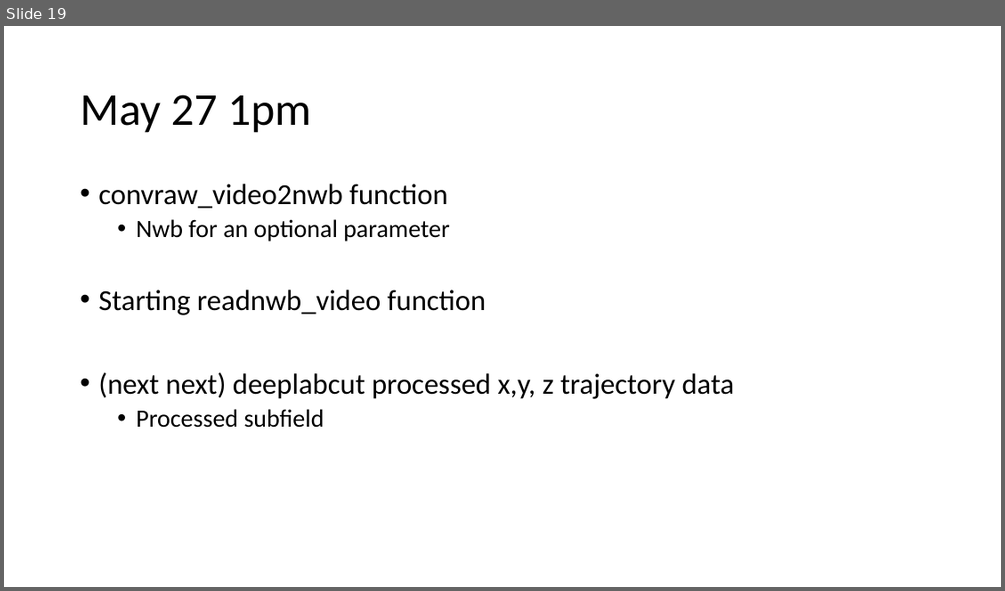
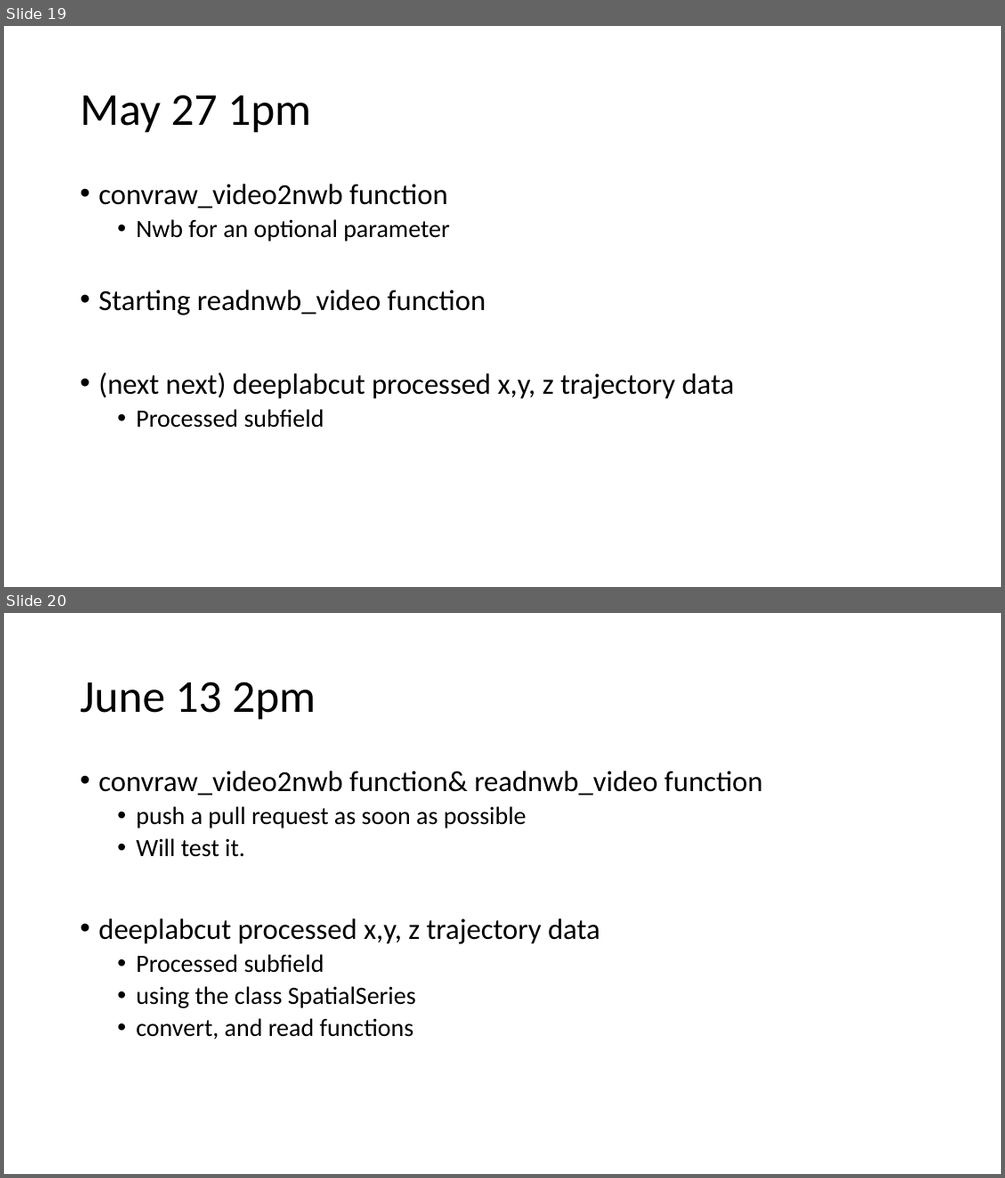
Before and after one commit to yangll0620/NMRCNWBStandardization, a slide deck: NWBUnderstanding.pptx. Shown one above the other, each under a label of ours: slide 19 before the commit, slides 19 and 20 after it. The pictures are 1005x591 and 1005x1178 pixels, drawn with LibreOffice and Linux fonts; fonts in the diff are those of the drawing. Boxes give left, top, right and bottom in pixels: in the first picture for what was removed or moved away, otherwise in the second. Text is boxed around its words. In the diff, an @@ line names an element or a change of style, - is before the commit and + after.

Commit message:
June 18 discussion

```diff
--- a/NWBUnderstanding.pptx
+++ b/NWBUnderstanding.pptx
@@ slide 20 added at (x1=4, y1=613, x2=1001, y2=1174), background #FFFFFF @@
@@ title added at (x1=80, y1=682, x2=316, y2=720), 44 pt, text #000000 @@
+June 13 2pm
@@ text added at (x1=98, y1=771, x2=763, y2=1039), 24 pt, text #000000 @@
+• convraw_video2nwb function& readnwb_video function
+  • push a pull request as soon as possible
+  • Will test it.
+• deeplabcut processed x,y, z trajectory data
+  • Processed subfield
+  • using the class SpatialSeries
+  • convert, and read functions
```
Also in this commit, not shown: 1 other file.
